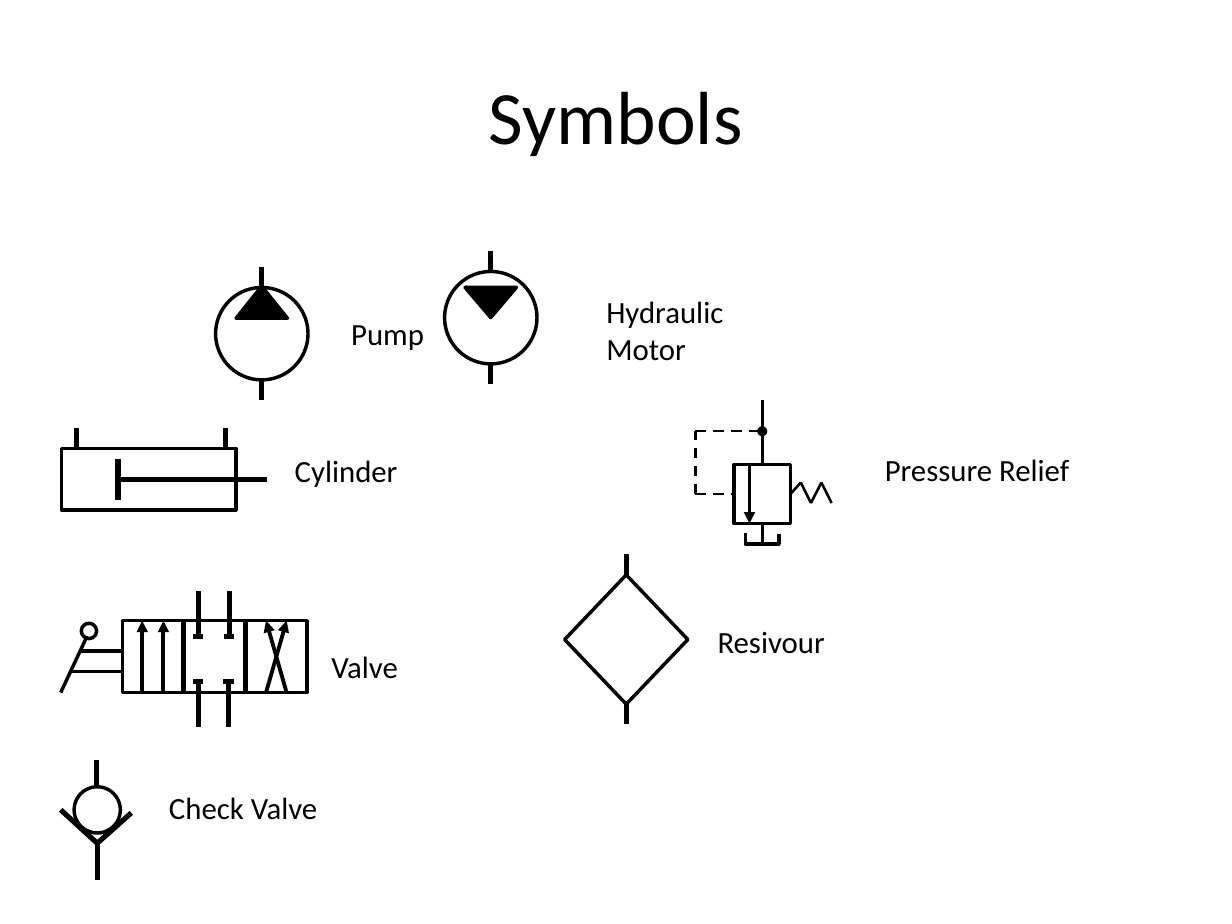
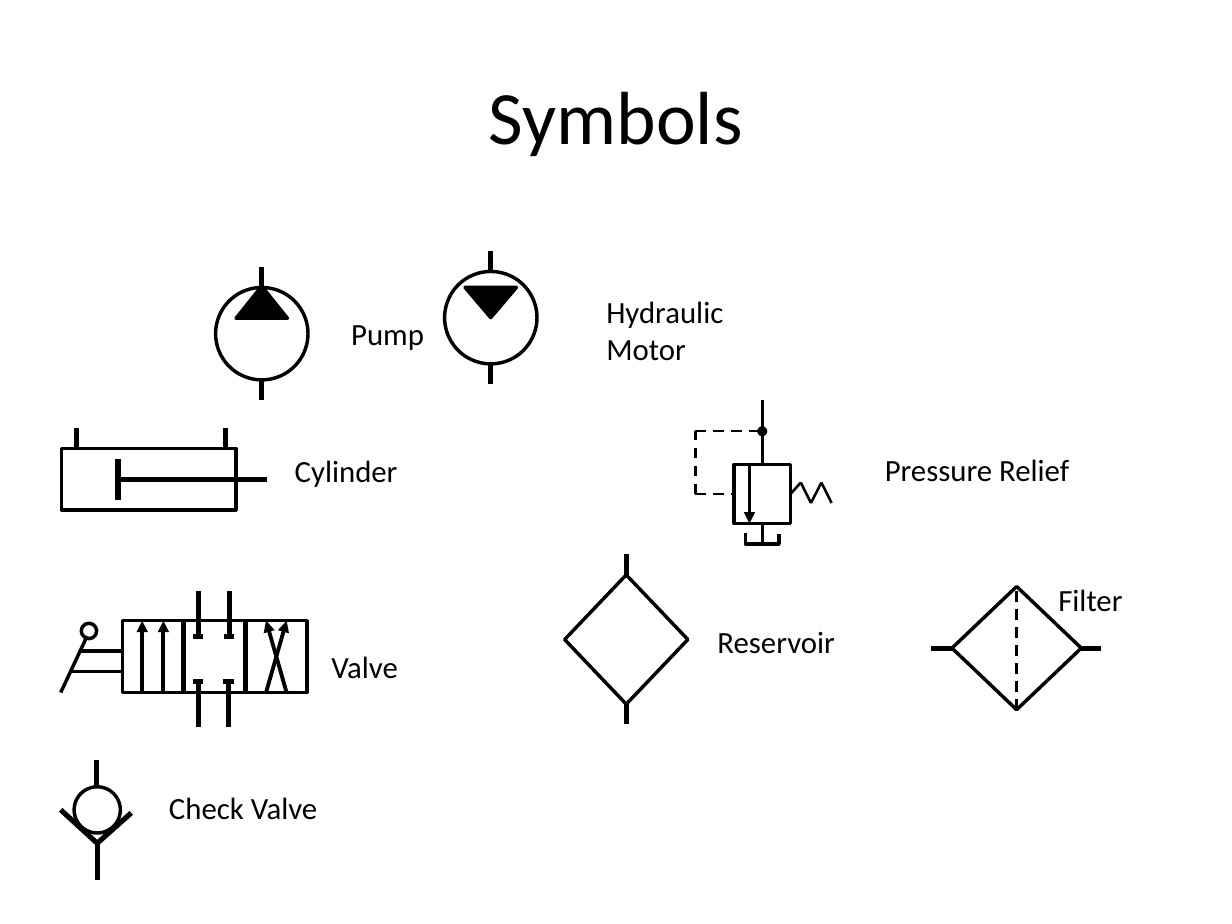
Before and after one commit to TheBengineer/Bridge-Tester, a slide deck: slide 1 of Design/Subsystems/Hydraulic.pptx. Drawn at 1232x924 pixels with LibreOffice and Linux fonts; fonts in the diff are those of the drawing. Boxes give left, top, right and bottom in pixels: in the first picture for what was removed or moved away, otherwise in the second. Text is boxed around its words. In the diff, an @@ line names an element or a change of style, - is before the commit and + after.

Commit message:
Added a filter to the Hydraulic.pptx Design added a steel BOM.txt converted the frame reports to PDF. Deleted the extra Solidworks folder. (Some files are still read only and I can't delete them.)

```diff
--- a/Design/Subsystems/Hydraulic.pptx
+++ b/Design/Subsystems/Hydraulic.pptx
@@ diamond added at [952,587,1081,710], fill #FFFFFF, outline #000000 2 pt @@
@@ line added from (1016, 710) to (1016, 586), #000000 1.5 pt dashed @@
@@ text added at [1058,589,1122,612], 18 pt, text #000000 @@
+Filter
@@ text at [717,632,834,654]: text changed @@
-Resivour
+Reservoir
@@ line added from (952, 648) to (931, 648), #000000 3 pt @@
@@ line added from (1101, 648) to (1080, 648), #000000 3 pt @@
```
Also in this commit, not shown: 1 other slide changed, 14 other files.
